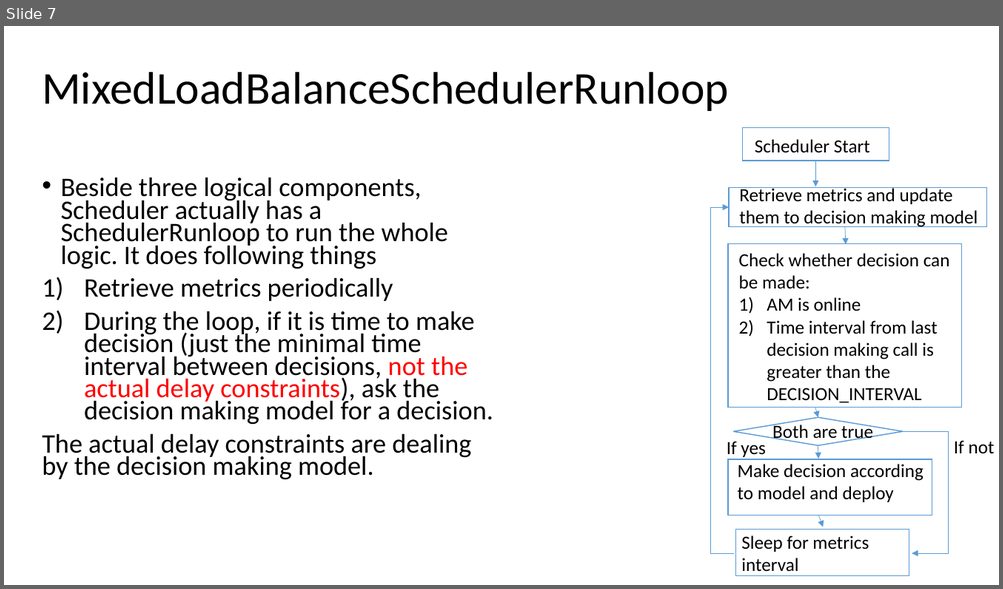
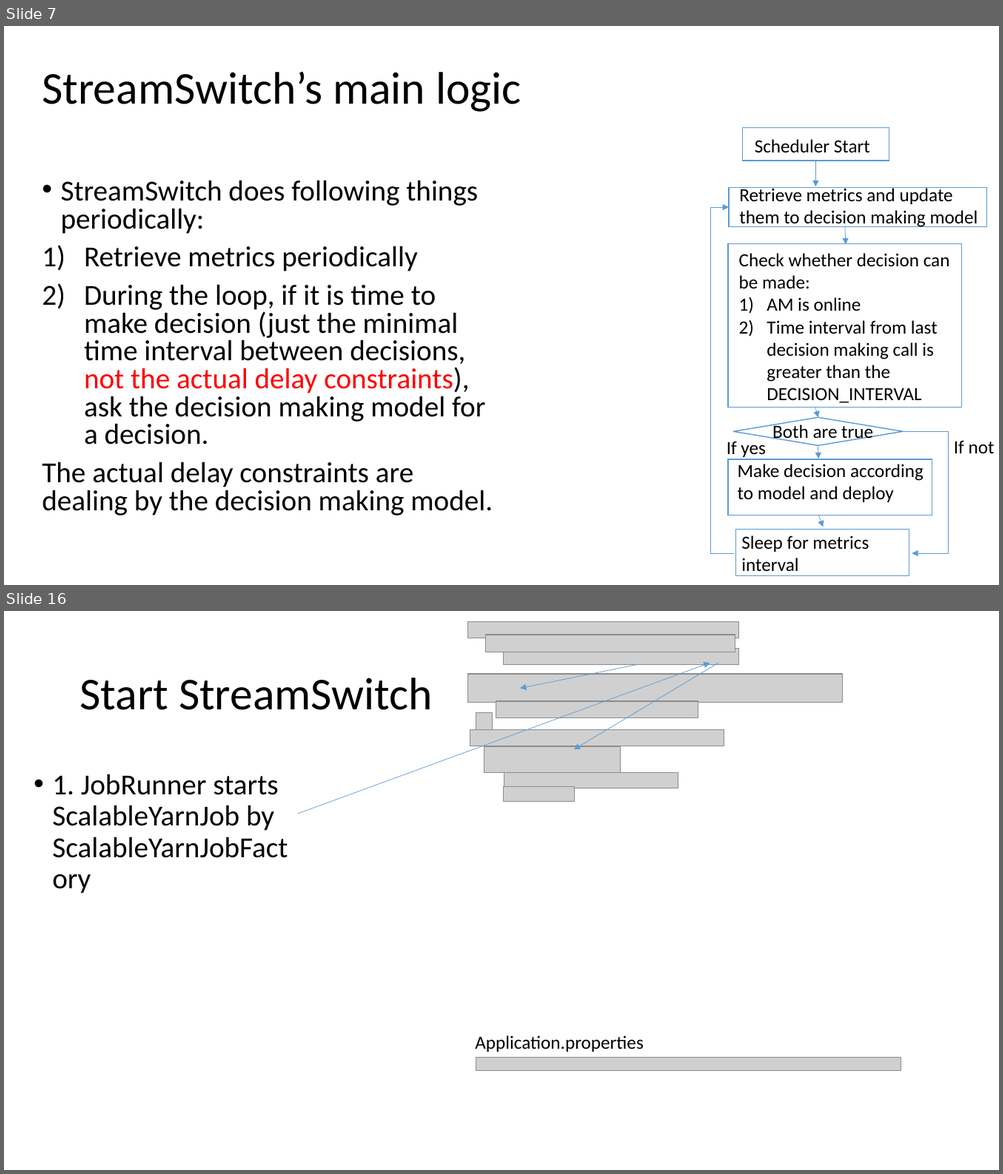
Before and after one commit to Swrrt/Samza-Documents, a slide deck: Documentation/DelayGuaranteeStructure.pptx. Shown one above the other, each under a label of ours: slide 7 before the commit, slides 7 and 16 after it; the slides between them are not shown. The pictures are 1003x589 and 1003x1174 pixels, drawn with LibreOffice and Linux fonts; fonts in the diff are those of the drawing; grey boxes stand for pictures. Boxes give left, top, right and bottom in pixels: in the first picture for what was removed or moved away, otherwise in the second. Text is boxed around its words. In the diff, an @@ line names an element or a change of style, - is before the commit and + after.

```diff
--- a/Documentation/DelayGuaranteeStructure.pptx
+++ b/Documentation/DelayGuaranteeStructure.pptx
@@ slide 16 added at [4, 611, 999, 1170], background #FFFFFF @@
@@ picture added at [467, 621, 739, 638] @@
@@ picture added at [485, 635, 734, 652] @@
@@ picture added at [504, 648, 739, 665] @@
@@ arrow added from (298, 814) to (710, 663), #5B9BD5 0.5 pt @@
@@ picture added at [467, 674, 842, 703] @@
@@ arrow added from (635, 665) to (521, 689), #5B9BD5 0.5 pt @@
@@ arrow added from (719, 663) to (574, 750), #5B9BD5 0.5 pt @@
@@ title added at [79, 678, 432, 710], 44 pt, text #000000 @@
+Start StreamSwitch
@@ picture added at [476, 712, 492, 732] @@
@@ picture added at [495, 701, 698, 718] @@
@@ picture added at [469, 729, 724, 746] @@
@@ picture added at [484, 747, 620, 773] @@
@@ text added at [52, 774, 278, 831], 28 pt, text #000000 @@
+• 1. JobRunner starts ScalableYarnJob by ScalableYarnJobFactory
@@ picture added at [504, 786, 574, 801] @@
@@ picture added at [504, 773, 677, 789] @@
@@ text added at [475, 1036, 643, 1052], 18 pt, text #000000 @@
+Application.properties
@@ picture added at [476, 1058, 901, 1071] @@
@@ slide 7 changed as well @@
@@ title at [42, 72, 521, 112]: text changed @@
-MixedLoadBalanceSchedulerRunloop
+StreamSwitch’s main logic
@@ text at [61, 180, 478, 234]: text changed; size 25.9 to 28 pt @@
-• Beside three logical components, Scheduler actually has a SchedulerRunloop to run the whole logic. It does following things
+• StreamSwitch does following things periodically:
@@ text at [42, 246, 492, 516]: size 25.9 to 28 pt in "Retrieve metrics periodically", "During the loop, if it is time ...", "The actual delay constraints are dealing by ..."; line spacing 0.7 to 0.8 @@
```
Also in this commit, not shown: 14 other slides changed, 57 other slides added, 10 slides removed.
